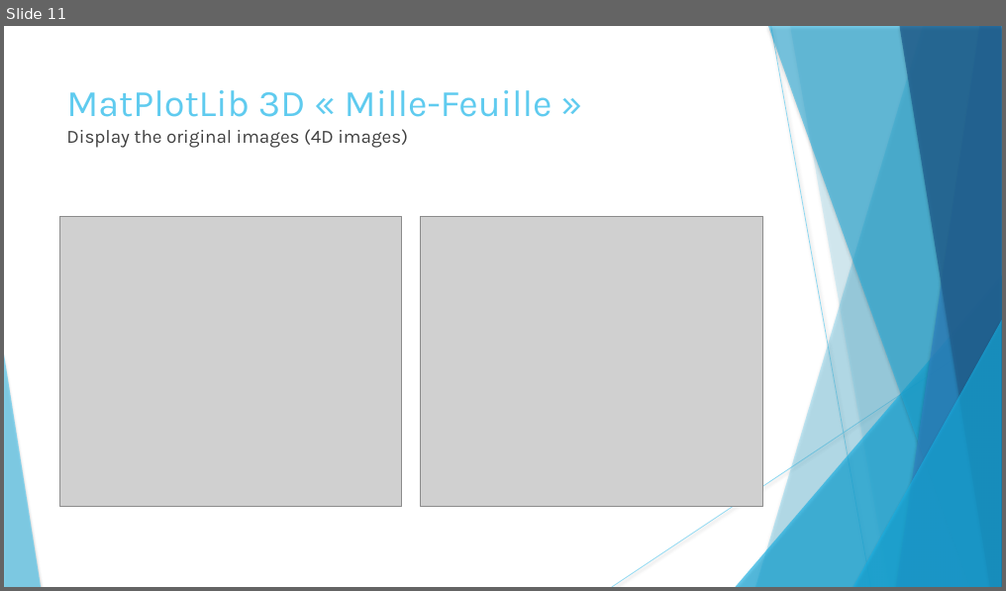
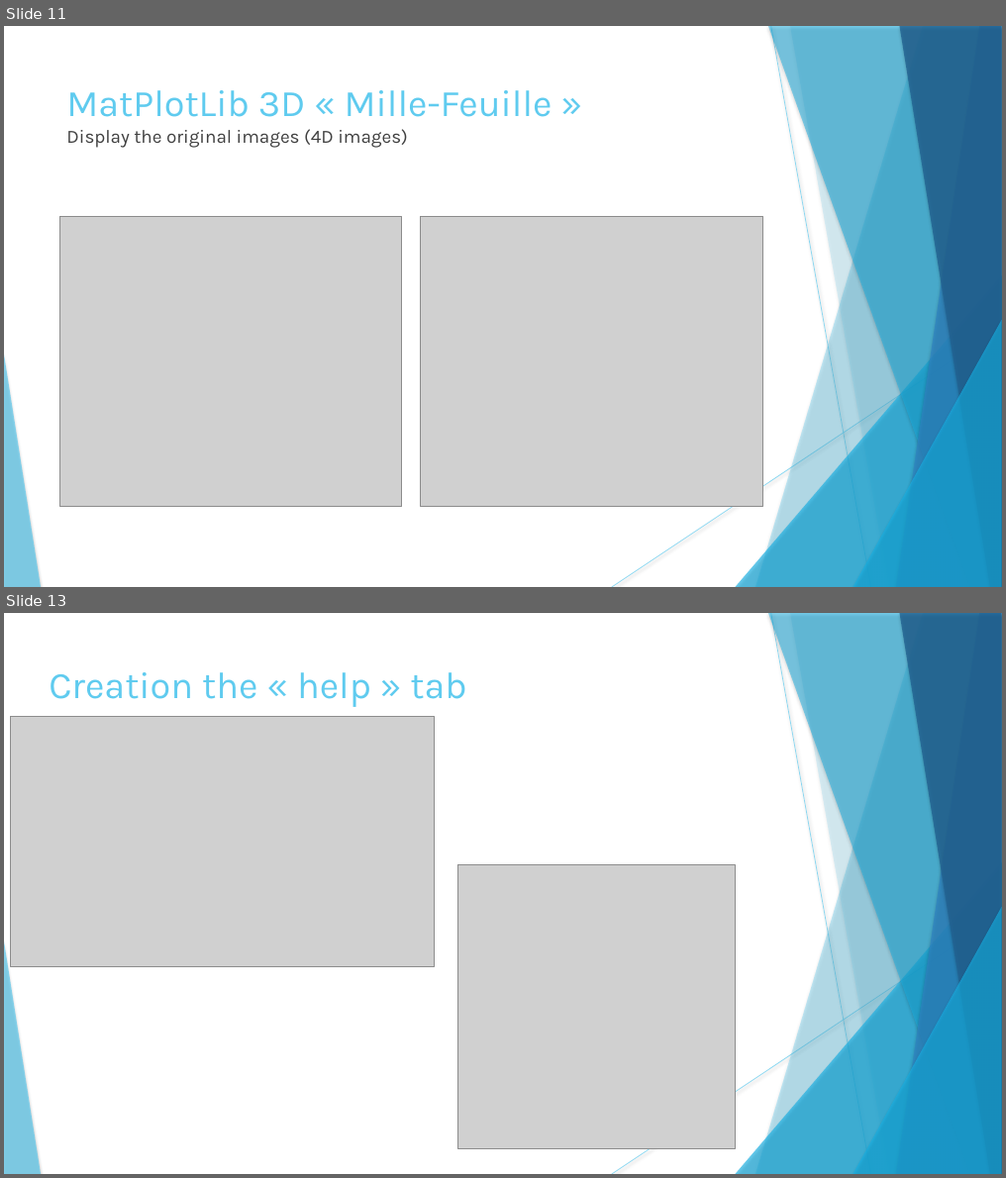
Before and after one commit to technolapin/sable, a slide deck: anglais/Présentation.pptx. Shown one above the other, each under a label of ours: slide 11 before the commit, slides 11 and 13 after it; the slides between them are not shown. The pictures are 1006x591 and 1006x1178 pixels, drawn with LibreOffice and Linux fonts; fonts in the diff are those of the drawing; grey boxes stand for pictures. Boxes give left, top, right and bottom in pixels: in the first picture for what was removed or moved away, otherwise in the second. Text is boxed around its words. In the diff, an @@ line names an element or a change of style, - is before the commit and + after.

```diff
--- a/anglais/Présentation.pptx
+++ b/anglais/Présentation.pptx
@@ slide 13 added at box(4, 613, 1002, 1174), background #FFFFFF; not listed: 10 template elements that a slide beside it also shows @@
@@ text added at box(49, 672, 466, 707), 36 pt, text #5FCBEF @@
+Creation the « help » tab
@@ picture added at box(11, 716, 435, 966) @@
@@ picture added at box(458, 865, 735, 1150) @@
```
Also in this commit, not shown: 3 slides changed, 1 other slide added.
